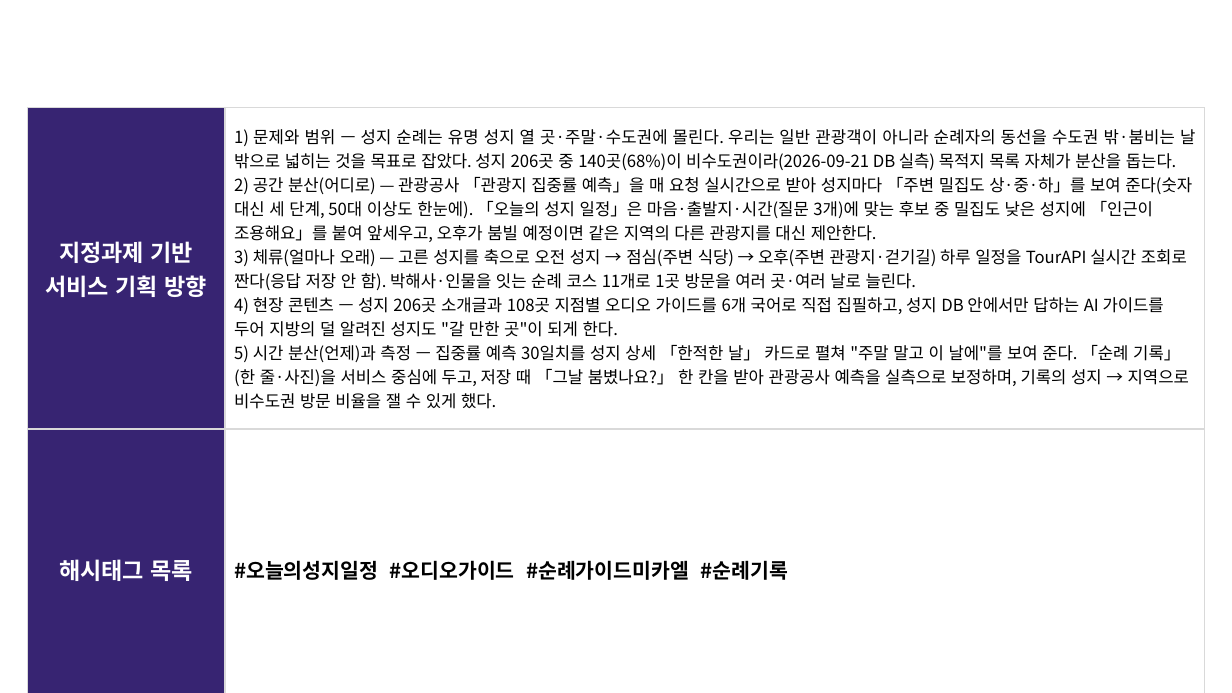
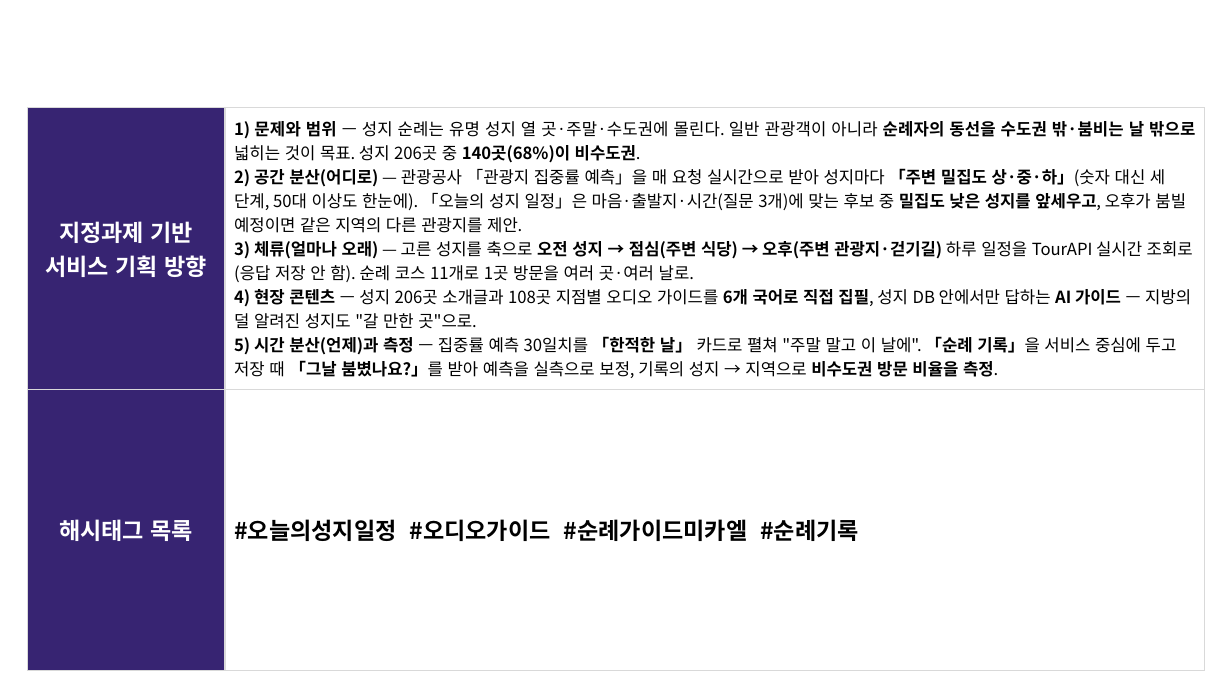
Before and after one commit to linkcontent7-huisun/visitholykorea, a slide deck: slide 3 of docs/10-product/공모전/원본-공모전제출/기능설명서_2026-09-21.pptx. Drawn at 1232x693 pixels with LibreOffice and Linux fonts; fonts in the diff are those of the drawing; background and template pictures are left out. Boxes give left, top, right and bottom in pixels: in the first picture for what was removed or moved away, otherwise in the second. Text is boxed around its words. In the diff, an @@ line names an element or a change of style, - is before the commit and + after.

```diff
--- a/docs/10-product/공모전/원본-공모전제출/기능설명서_2026-09-21.pptx
+++ b/docs/10-product/공모전/원본-공모전제출/기능설명서_2026-09-21.pptx
@@ table at box(28, 108, 1205, 671) @@
@@ row 1, column 2: "1) 문제와 범위 — 성지 순례는 유명 성지 열 곳·주말·수도권에 몰린다. 우리는 일반 관광객이 아니라 순례자의 동선을 수도권 밖·붐비는 날 밖으로 넓히는 것을 목표로 잡았다. 성지 206곳 중 140곳(68%)이 비수도권이라(2026-09-21 DB 실측) 목적지 목록 자체가 분산을 돕는다. / 2) 공간 분산(어디로) — 관광공사 「관광지 집중률 예측」을 매 요청 실시간으로 받아 성지마다 「주변 밀집도 상·중·하」를 보여 준다(숫자 대신 세 단계, 50대 이상도 한눈에). 「오늘의 성지 일정」은 마음·출발지·시간(질문 3개)에 맞는 후보 중 밀집도 낮은 성지에 「인근이 조용해요」를 붙여 앞세우고, 오후가 붐빌 예정이면 같은 지역의 다른 관광지를 대신 제안한다. / 3) 체류(얼마나 오래) — 고른 성지를 축으로 오전 성지 → 점심(주변 식당) → 오후(주변 관광지·걷기길) 하루 일정을 TourAPI 실시간 조회로 짠다(응답 저장 안 함). 박해사·인물을 잇는 순례 코스 11개로 1곳 방문을 여러 곳·여러 날로 늘린다. / 4) 현장 콘텐츠 — 성지 206곳 소개글과 108곳 지점별 오디오 가이드를 6개 국어로 직접 집필하고, 성지 DB 안에서만 답하는 AI 가이드를 두어 지방의 덜 알려진 성지도 "갈 만한 곳"이 되게 한다. / 5) 시간 분산(언제)과 측정 — 집중률 예측 30일치를 성지 상세 「한적한 날」 카드로 펼쳐 "주말 말고 이 날에"를 보여 준다. 「순례 기록」(한 줄·사진)을 서비스 중심에 두고, 저장 때 「그날 붐볐나요?」 한 칸을 받아 관광공사 예측을 실측으로 보정하며, 기록의 성지 → 지역으로 비수도권 방문 비율을 잴 수 있게 했다." to "1) 문제와 범위 — 성지 순례는 유명 성지 열 곳·주말·수도권에 몰린다. 일반 관광객이 아니라 순례자의 동선을 수도권 밖·붐비는 날 밖으로 넓히는 것이 목표. 성지 206곳 중 140곳(68%)이 비수도권. / 2) 공간 분산(어디로) — 관광공사 「관광지 집중률 예측」을 매 요청 실시간으로 받아 성지마다 「주변 밀집도 상·중·하」(숫자 대신 세 단계, 50대 이상도 한눈에). 「오늘의 성지 일정」은 마음·출발지·시간(질문 3개)에 맞는 후보 중 밀집도 낮은 성지를 앞세우고, 오후가 붐빌 예정이면 같은 지역의 다른 관광지를 제안. / 3) 체류(얼마나 오래) — 고른 성지를 축으로 오전 성지 → 점심(주변 식당) → 오후(주변 관광지·걷기길) 하루 일정을 TourAPI 실시간 조회로(응답 저장 안 함). 순례 코스 11개로 1곳 방문을 여러 곳·여러 날로. / 4) 현장 콘텐츠 — 성지 206곳 소개글과 108곳 지점별 오디오 가이드를 6개 국어로 직접 집필, 성지 DB 안에서만 답하는 AI 가이드 — 지방의 덜 알려진 성지도 "갈 만한 곳"으로. / 5) 시간 분산(언제)과 측정 — 집중률 예측 30일치를 「한적한 날」 카드로 펼쳐 "주말 말고 이 날에". 「순례 기록」을 서비스 중심에 두고 저장 때 「그날 붐볐나요?」를 받아 예측을 실측으로 보정, 기록의 성지 → 지역으로 비수도권 방문 비율을 측정." @@
@@ size 16 to 18 pt in "#오늘의성지일정 #오디오가이드 #순례가이드미카엘 #순례기록" @@
```
Also in this commit, not shown: 9 other slides changed, 4 other files.
